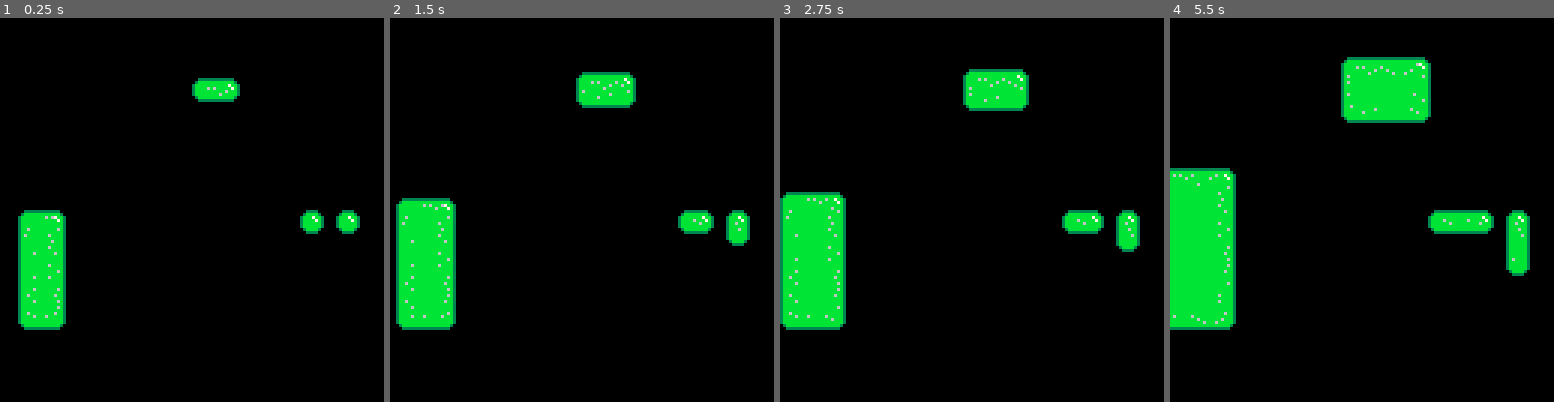
Above: before the commit, frames 1-4 (left to right).
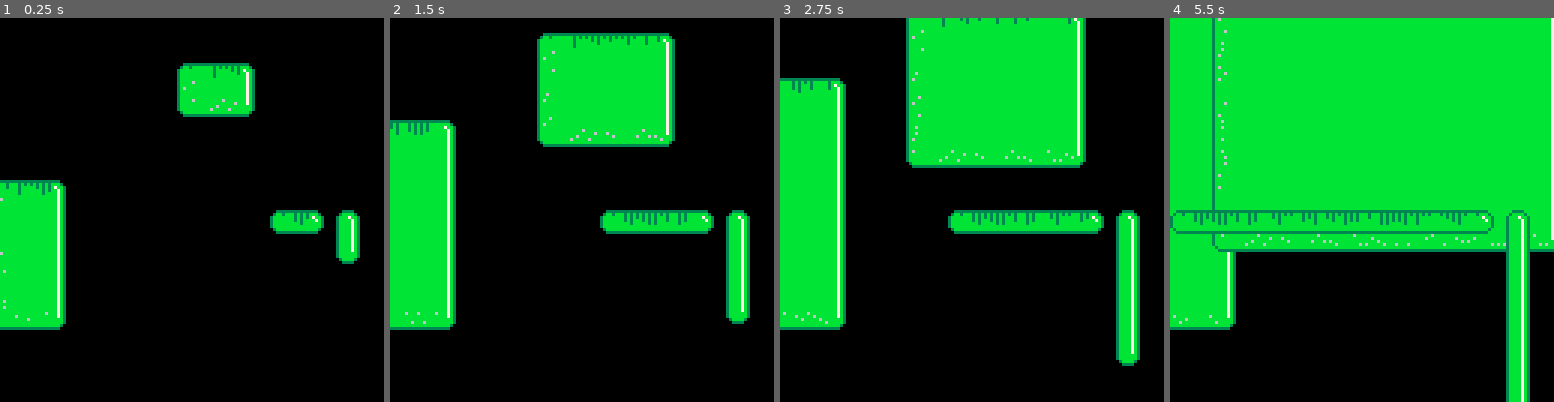
Above: after the commit, the same moments.

Repository: jondkoon/crushed
Game: PICO-8 cartridge crushed_assets.p8
Same seed, same stepped clock (60 frames per second), same inputs: the game is played once before the commit and once after it.
Inputs:
- Up to frame 1 (0.25 s): no input
- Up to frame 2 (1.5 s): tap X (X key) at 0.33, 1.07 s
- Up to frame 3 (2.75 s): tap X (X key) at 1.85 s
- Up to frame 4 (5.5 s): tap X (X key) at 2.97, 4.08, 5.2 s

The runs differ from the first frame. In frame 1, 6.9% of the frame differs, in the area x 0-94%, y 11-82%; in frame 2, 17%; in frame 3, 27%; in frame 4, 56%, in the area x 0-100%, y 0-100%.

Commit message:
Add the ability to have different slivers for each side and a draw order for the sides.

Diff:
--- a/crushed_assets.p8
+++ b/crushed_assets.p8
@@ -6,57 +6,68 @@
 }
 
 platforms = {}
-make_platform = function(x, y, w, h, appearance, directions)
+make_platform = function(x, y, w, h, directions)
 	platform = {
 		x = x,
 		y = y,
 		width = w,
 		height = h,
-		corner_sprite = 3,
+		directions = directions,
 		corner_size = 4,
 		sliver_width = 2,
-		sliver_height = 7,
+		sliver_height = 6,
 		counter = 1,
 		grow_delta = 2,
-		directions = directions,
 		should_grow = true,
-		grow_speed = 10,
-		available_x_slivers = {
-			{26, 0}, -- plain
-			{26, 0}, -- plain
-			{40, 0}, -- spotted
-			{42, 0},
-			{44, 0},
-			{46, 0}
-		},
-		available_y_slivers = {
-			{64, 6}, -- plain
-			{64, 6}, -- plain
-			{56, 0}, -- spotted
-			{56, 2},
-			{56, 4},
-			{56, 6}
+		grow_speed = 3,
+		available_slivers = {
+			top = {
+				{26, 0}, -- plain
+				{48, 0}, -- dripping
+				{50, 0},
+				{52, 0},
+				{54, 0},
+			},
+			bottom = {
+				{26, 0}, -- plain
+				{26, 0}, -- plain
+				{40, 0}, -- spotted
+				{42, 0},
+				{44, 0},
+				{46, 0}
+			},
+			left = {
+				{64, 6}, -- plain
+				{64, 6}, -- plain
+				{56, 0}, -- spotted
+				{56, 2},
+				{56, 4},
+				{56, 6}
+			},
+			right = {
+				{104, 0}, -- shine
+			},
 		},
 		slivers = {
+			bottom = {},
 			top = {},
-			right = {},
-			bottom = {},
-			left = {}
+			left = {},
+			right = {}
 		},
 		init = function(self)
 			-- populate slivers for width/height > (self.corner_size*2)
 			if (self.width > (self.corner_size*2)) then
-				local hor_slivers = (self.width - (self.corner_size*2)) / 2
-				for i = 1, hor_slivers do
-					add(self.slivers["top"], self:get_random_x_sliver())
-					add(self.slivers["bottom"], self:get_random_x_sliver())
+				local hor_number_slivers_to_create = (self.width - (self.corner_size*2)) / 2
+				for i = 1, hor_number_slivers_to_create do
+					add(self.slivers["top"], self:get_random_sliver("top"))
+					add(self.slivers["bottom"], self:get_random_sliver("bottom"))
 				end
 			end
 			if (self.height > (self.corner_size*2)) then
-				local vert_slivers = (self.height - (self.corner_size*2)) / 2
-				for i = 1, vert_slivers do
-					add(self.slivers["right"], self:get_random_y_sliver())
-					add(self.slivers["left"], self:get_random_y_sliver())
+				local vert_number_slivers_to_create = (self.height - (self.corner_size*2)) / 2
+				for i = 1, vert_number_slivers_to_create do
+					add(self.slivers["right"], self:get_random_sliver("right"))
+					add(self.slivers["left"], self:get_random_sliver("left"))
 				end
 			end
 		end,
@@ -80,17 +91,21 @@
 			rectfill(center_x0, center_y0, center_x1, center_y1, 11)
 
 			-- slivers
-			for key, collection in pairs(self.slivers) do
-				for j = 1, #collection do
-					self:draw_sliver(key, j, collection[j])
-				end
-			end
+			self:draw_slivers()
 
 			-- corners
 			self:draw_corners()
 
 			-- debug
 			-- print(self.should_grow, 100, 100)
+		end,
+		draw_slivers = function(self)
+			local draw_order = {'bottom', 'left', 'top', 'right'}
+			for i, side in pairs(draw_order) do
+				for j = 1, #self.slivers[side] do
+					self:draw_sliver(side, j, self.slivers[side][j])
+				end
+			end
 		end,
 		draw_corners = function(self)
 			local top_left = {x=88,y=0}
@@ -146,43 +161,36 @@
 				self.corner_size
 			)
 		end,
-		get_random_x_sliver = function(self)
-			local random_sliver_index = flr(rnd(#self.available_x_slivers)) + 1
-			return self.available_x_slivers[random_sliver_index]
-		end,
-		get_random_y_sliver = function(self)
-			local random_sliver_index = flr(rnd(#self.available_y_slivers)) + 1
-			return self.available_y_slivers[random_sliver_index]
-		end,
-		make_sliver = function(self, key)
-			if (key == "top" or key == "bottom") then
-				add(self.slivers[key], self:get_random_x_sliver())
-			elseif (key == "right" or key == "left") then
-				add(self.slivers[key], self:get_random_y_sliver())
-			end
-		end,
-		draw_sliver = function(self, key, i, sliver)
+		get_random_sliver = function(self, side)
+			local collection = self.available_slivers[side]
+			local random_sliver_index = flr(rnd(#collection)) + 1
+			return collection[random_sliver_index]
+		end,
+		make_sliver = function(self, side)
+			add(self.slivers[side], self:get_random_sliver(side))
+		end,
+		draw_sliver = function(self, side, i, sliver)
 			local spr_x = sliver[1]
 			local spr_y = sliver[2]
 
-			if (key == "top") then
+			if (side == "top") then
 				local x = self.x + self.corner_size + (self.grow_delta * (i - 1))
 				sspr(spr_x, spr_y, self.sliver_width, self.sliver_height, x, self.y, self.sliver_width, self.sliver_height)
 			end
 
-			if (key == "bottom") then
+			if (side == "bottom") then
 				local x = self.x + self.corner_size + (self.grow_delta * (i - 1))
 				local y = self.y + self.height - self.sliver_height
 				sspr(spr_x, spr_y, self.sliver_width, self.sliver_height, x, y, self.sliver_width, self.sliver_height, false, true)
 			end
 
-			if (key == "left") then
+			if (side == "left") then
 				local x = self.x
 				local y = self.y + self.corner_size + (self.grow_delta * (i - 1))
 				sspr(spr_x, spr_y, self.sliver_height, self.sliver_width, x, y, self.sliver_height, self.sliver_width)
 			end
 
-			if (key == "right") then
+			if (side == "right") then
 				local x = self.x + self.width - self.sliver_height
 				local y = self.y + self.corner_size + (self.grow_delta * (i - 1))
 				sspr(spr_x, spr_y, self.sliver_height, self.sliver_width, x, y, self.sliver_height, self.sliver_width, true, false)
@@ -229,10 +237,10 @@
 end
 
 function _init()
-	make_platform(6, 64, 16, 40, nil, {up=true,down=false,left=true,right=false})
-	make_platform(64, 20, 16, 8, nil, {up=true,down=true,left=true,right=true})
-	make_platform(100, 64, 8, 8, nil, {up=false,down=false,left=true,right=false})
-	make_platform(112, 64, 8, 8, nil, {up=false,down=true,left=false,right=false})
+	make_platform(6, 64, 16, 40, {up=true,down=false,left=true,right=false})
+	make_platform(64, 20, 16, 8, {up=true,down=true,left=true,right=true})
+	make_platform(100, 64, 8, 8, {up=false,down=false,left=true,right=false})
+	make_platform(112, 64, 8, 8, {up=false,down=true,left=false,right=false})
 
 	for platform in all(platforms) do
 		platform:init()
@@ -240,7 +248,7 @@
 end
 
 global_grow_toggle = true
-function _update()
+function _update60()
 	if (btnp(5)) then
 		global_grow_toggle = not global_grow_toggle
 		for platform in all(platforms) do
@@ -260,11 +268,11 @@
 	end
 end
 __gfx__
-000000000000033333333333003333330003333333333333333333333bbbb6bb3bbbbbbb00333333003333000033330033333300000000000000000000000000
-0000000000003bbbbbbbbbbb03bbbbbb003bbbbbbbbbbbbbbbbbbbbb3bbbbbbb3bbbbbbb03bbbbbb03bbbb3003bbbb30bbbbbb30000000000000000000000000
-007007000003bbbbbb7bbbbb3bbbbbbb03bbbbbbb6bbbbbbb7bbbbbb3bbb6bbb3bbbbbbb3bbbbbbb3bbbbbb33bbb7bb3bbbbbbb3000000000000000000000000
-00077000003bbbbbbbbbbb7b3bbbbbbb3bbbbbbbbbb6bbbbbbbbb7bb3bbbbbbb3bbbbbbb3bbbbbbb3bbbbbb33bbbb7b3bbbbbbb3000000000000000000000000
-0007700003bbbbbbbb7bbbbb3bbbbbbb3bbbbbbbbbbbb6bbb7bbbbbb3bb6bbbb3bbbbbbb3bbbbbbb3bbbbbb33bbbbbb3bbbbbbb3000000000000000000000000
-007007003bbbbbbbbb7bbb7b3bbbbbbb3bbbbbbbbbbbbbb6b7bbb7bb3bbbbbbb3bbbbbbb3bbbbbbb3bbbbbb33bbbbbb3bbbbbbb3000000000000000000000000
-000000003bbbbbbbbbbbbb7b3bbbbbbb3bbbbbbbbbbbbbbbbbbbb7bb3b6bbbbb3bbbbbbb03bbbbbb3bbbbbb303bbbb30bbbbbb30000000000000000000000000
-000000003bbbbbbbbbbbbbbb3bbbbbbb3bbbbbbbbbbbbbbbbbbbbbbb3bbbbbbb3bbbbbbb003333333bbbbbb30033330033333300000000000000000000000000
+000000000000033333333333003333330003333333333333333333333bbbb6bb3bbbbbbb003333330033330000333300333333003b7bbbbb0000000000000000
+0000000000003bbbbbbbbbbb03bbbbbb003bbbbbbbbbbbbb3b3b3b3b3bbbbbbb3bbbbbbb03bbbbbb03bbbb3003bbbb30bbbbbb303b7bbbbb0000000000000000
+007007000003bbbbbb7bbbbb3bbbbbbb03bbbbbbb6bbbbbb3b3b3bbb3bbb6bbb3bbbbbbb3bbbbbbb3bbbbbb33bbb7bb3bbbbbbb33b7bbbbb0000000000000000
+00077000003bbbbbbbbbbb7b3bbbbbbb3bbbbbbbbbb6bbbb3b3bbbbb3bbbbbbb3bbbbbbb3bbbbbbb3bbbbbb33bbbb7b3bbbbbbb33b7bbbbb0000000000000000
+0007700003bbbbbbbb7bbbbb3bbbbbbb3bbbbbbbbbbbb6bb3bbbbbbb3bb6bbbb3bbbbbbb3bbbbbbb3bbbbbb33bbbbbb3bbbbbbb33b7bbbbb0000000000000000
+007007003bbbbbbbbb7bbb7b3bbbbbbb3bbbbbbbbbbbbbb6bbbbbbbb3bbbbbbb3bbbbbbb3bbbbbbb3bbbbbb33bbbbbb3bbbbbbb33b7bbbbb0000000000000000
+000000003bbbbbbbbbbbbb7b3bbbbbbb3bbbbbbbbbbbbbbbbbbbbbbb3b6bbbbb3bbbbbbb03bbbbbb3bbbbbb303bbbb30bbbbbb303b7bbbbb0000000000000000
+000000003bbbbbbbbbbbbbbb3bbbbbbb3bbbbbbbbbbbbbbbbbbbbbbb3bbbbbbb3bbbbbbb003333333bbbbbb300333300333333003b7bbbbb0000000000000000
